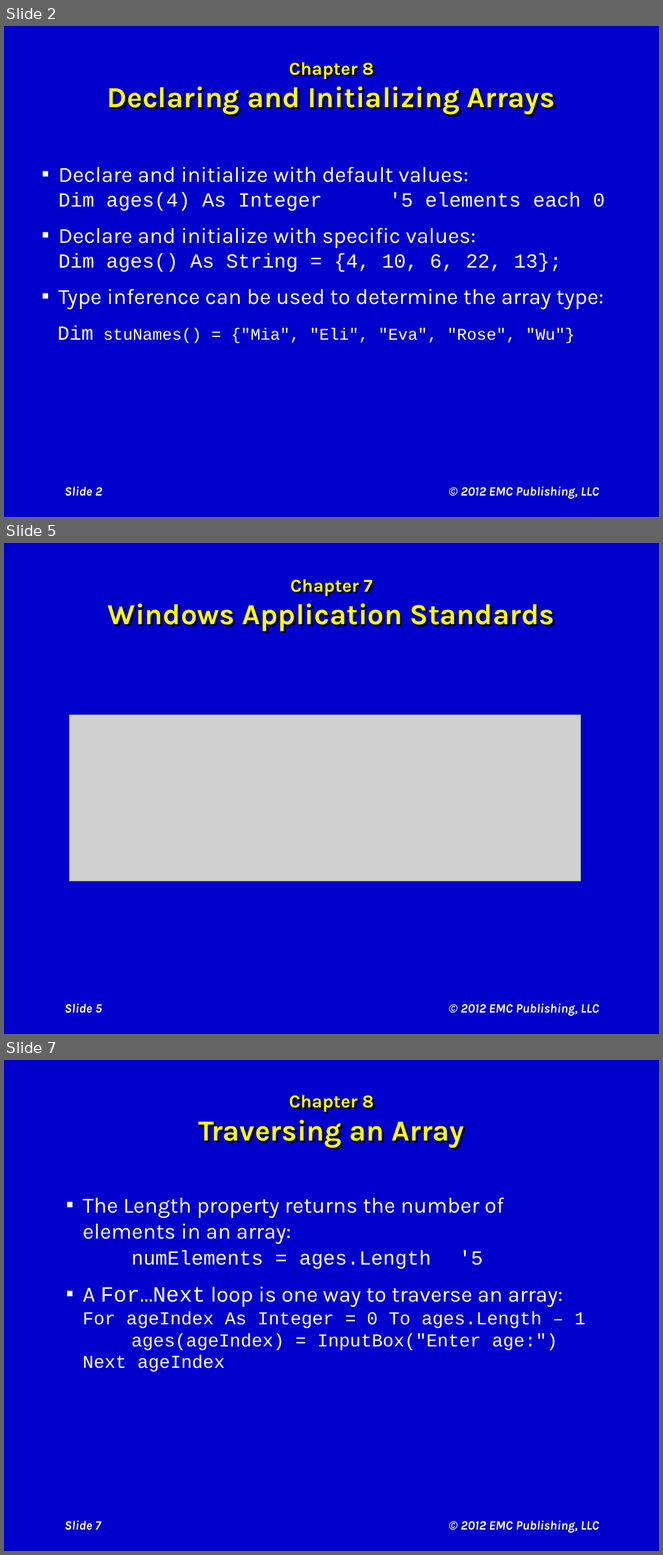
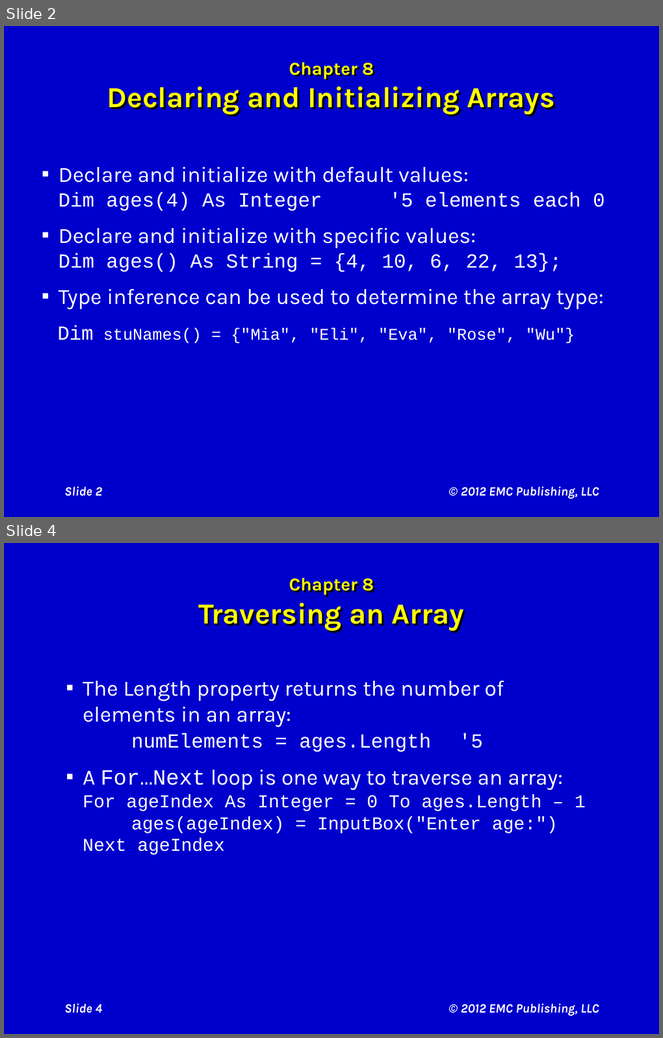
Before and after one commit to rvolyar/MHSCompSci, a slide deck: assets/courses/compsci1/Cosma/Ch08 Visual Aids.pptx. Shown one above the other, each under a label of ours: slides 2, 5 and 7 before the commit, slides 2 and 4 after it; the slides between them are not shown. The pictures are 663x1555 and 663x1038 pixels, drawn with LibreOffice and Linux fonts; fonts in the diff are those of the drawing; grey boxes stand for pictures. Boxes give left, top, right and bottom in pixels: in the first picture for what was removed or moved away, otherwise in the second. Text is boxed around its words. In the diff, an @@ line names an element or a change of style, - is before the commit and + after.

```diff
--- a/assets/courses/compsci1/Cosma/Ch08 Visual Aids.pptx
+++ b/assets/courses/compsci1/Cosma/Ch08 Visual Aids.pptx
@@ slide 5 removed at [4, 543, 659, 1034], background #0000CC @@
@@ title removed at [108, 579, 555, 631] @@
-Chapter 7
-Windows Application Standards
@@ picture removed at [70, 715, 581, 882] @@
@@ page number removed at [64, 1004, 102, 1014] @@
-Slide 5
@@ text removed at [461, 1004, 599, 1016] @@
-© 2012 EMC Publishing, LLC
@@ what was slide 7 is now slide 4 @@
@@ page number at [64, 1004, 102, 1014]: text changed @@
-Slide 7
+Slide 4
```
Also in this commit, not shown: 2 slides changed, 5 other slides removed, 7 other files.
